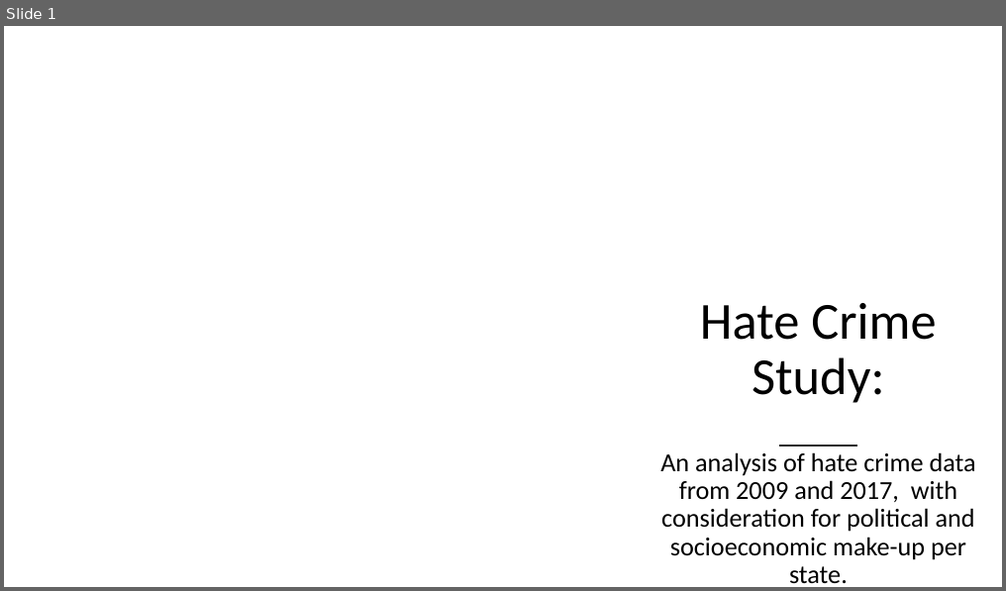
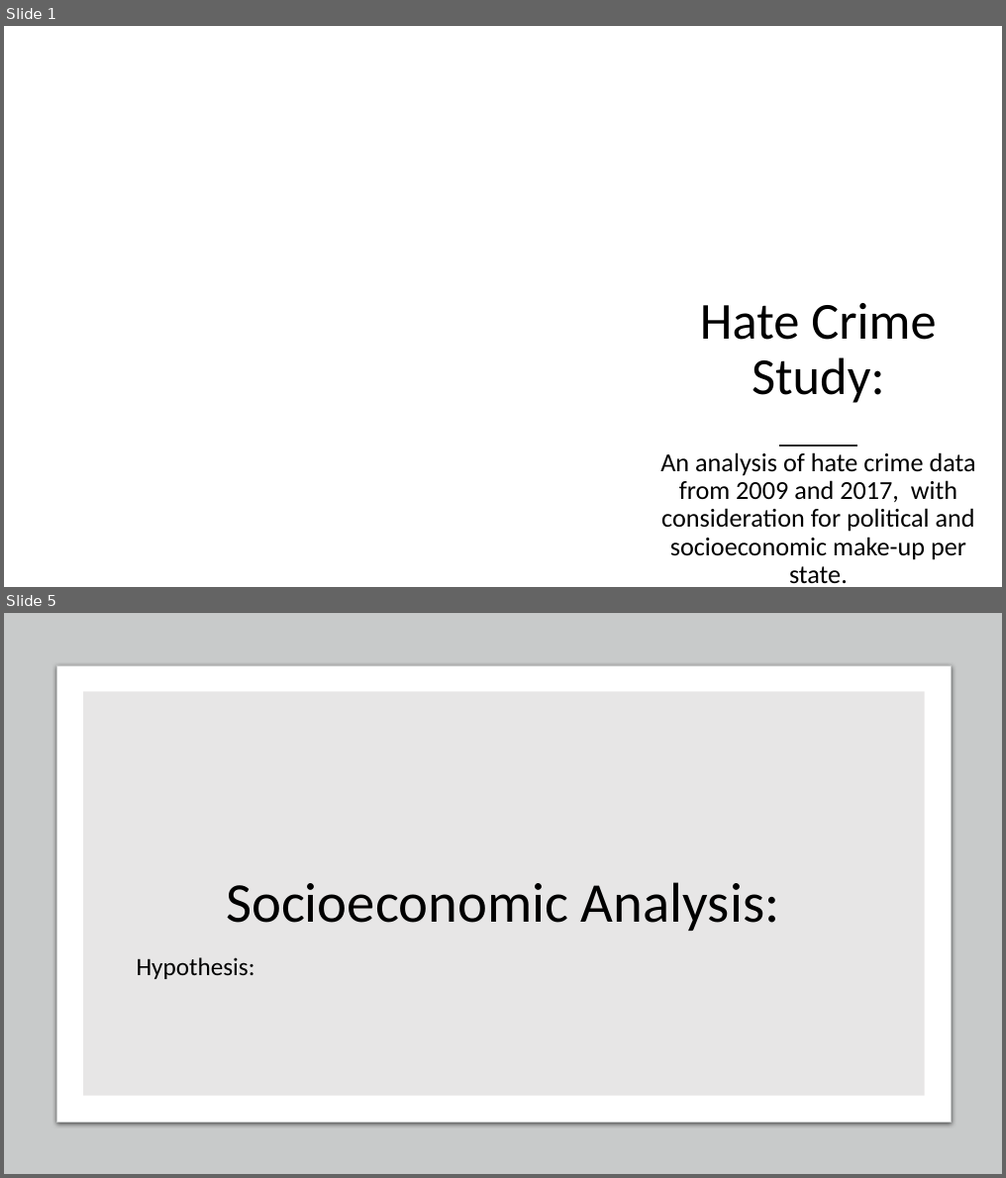
Before and after one commit to ZGrinacoff/Eight-Years-Later, a slide deck: Hate_Crime_Study.pptx. Shown one above the other, each under a label of ours: slide 1 before the commit, slides 1 and 5 after it; the slides between them are not shown. The pictures are 1006x591 and 1006x1178 pixels, drawn with LibreOffice and Linux fonts; fonts in the diff are those of the drawing; background and template pictures are left out. Boxes give left, top, right and bottom in pixels: in the first picture for what was removed or moved away, otherwise in the second. Text is boxed around its words. In the diff, an @@ line names an element or a change of style, - is before the commit and + after.

```diff
--- a/Hate_Crime_Study.pptx
+++ b/Hate_Crime_Study.pptx
@@ slide 5 added at (4, 613, 1002, 1174), background #FFFFFF @@
@@ rectangle added at (4, 613, 1002, 1174), fill #C8CACA @@
@@ rounded rectangle added at (57, 665, 951, 1122), fill #FFFFFF, outline #C8CACA 0.75 pt @@
@@ rectangle added at (83, 691, 925, 1096), fill #E7E6E6 @@
@@ title added at (226, 882, 779, 931), 54 pt, text #000000 @@
+Socioeconomic Analysis:
@@ text added at (137, 958, 255, 979), 24 pt, text #000000 @@
+Hypothesis:
```
Also in this commit, not shown: 3 other slides added, 1 slide removed.
